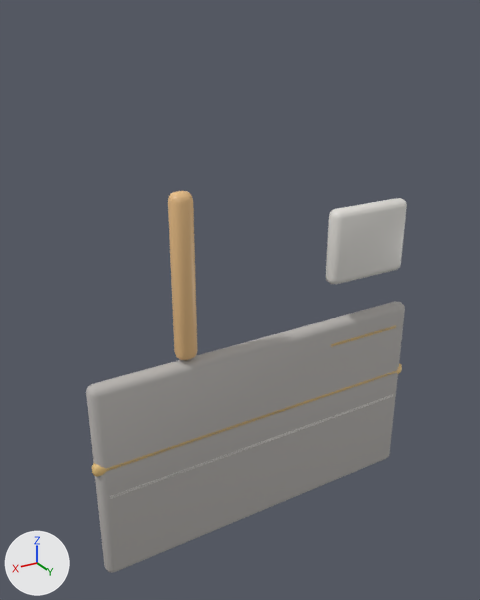
What one commit did to the glTF model unity/Assets/Art/EarlyGame/garage-kit/garage-exterior-wall.glb.
Before and after are seen from a 50 mm lens placed at (0.931, 1.437, 1.443), pointed at (0.059, -0.016, 0.716). The axes (+X, +Y, +Z) are drawn at lower left. The lights are the same throughout. The first picture is the older version. Where no turn or scale is listed for an object, it has been applied to the vertices. Vertices at exactly the same position are counted once.

In view in the first picture: 'Core.001', 'Sill.001', 'Stripe.001', 'TrimTop.001', 'WindowCut.001' and 1 more.
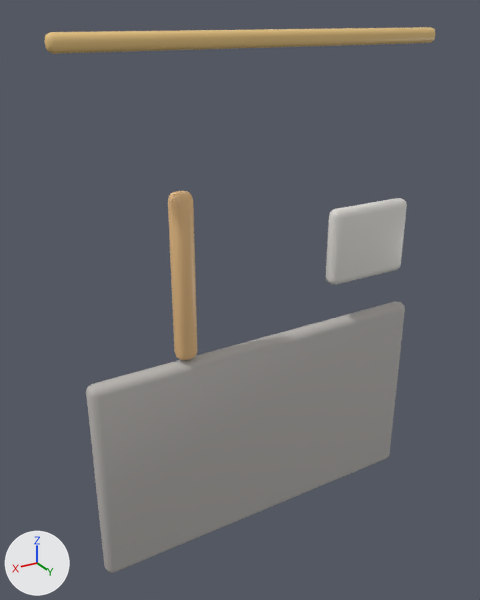
ob_garagekitroot is not drawn itself; it is the parent of ob_sill_001.

Where the newer file only moved an object's origin or applied its transform, the numbers keep the older frame.

Where the change shows, as pixel boxes (x1, y1, x2, y2) in the pictures (480 x 600 px):
```json
{"object": "TrimTop.001", "change": "reshaped, moved", "before": [92, 363, 402, 477], "after": [44, 27, 435, 54], "on screen": "26% wider, 76% shorter"}
{"object": "Sill.001", "change": "reshaped, moved, turned", "before": [331, 325, 396, 347], "on screen": "not visible afterwards"}
{"part": 2, "of": "me_cube_019", "change": "added", "after": [44, 27, 435, 54], "on screen": "beige"}
{"part": 3, "of": "me_cube_019", "change": "deleted", "before": [92, 363, 402, 477]}
```

Scene script edits in JSON lines:
```json
{"block": "me_cube_023", "where": "# used by ob_sill_001; parent = ob_garagekitroot; location = (0.0, 0.0, 0.0)"}
{"op": "remove", "block": "me_cube_023", "code": "me_cube_023.from_pydata(...)  # 92 vertices, 180 faces; spans x -0.5..-0.2, y -0.04..0.0, z 0.505..0.555"}
{"op": "add", "block": "me_cube_023", "code": "me_cube_023.from_pydata(...)  # 96 vertices, 188 faces; spans x -0.5..-0.2, y 0.255..0.305, z -0.02..0.02"}
{"block": "me_cube_023", "change": "me_cube_023 part 1: 92 vertices removed from x -0.5..-0.2, y -0.04..0.0, z 0.505..0.555"}
{"block": "me_cube_023", "change": "other edits to the shape of me_cube_023 do not show in these pictures"}
{"block": "me_cube_019", "where": "# used by ob_trimtop_001; location = (0.0, 0.05, 0.0)"}
{"op": "remove", "block": "me_cube_019", "code": "me_cube_019.from_pydata(...)  # 80 vertices, 156 faces; spans x -0.535..0.535, y -0.03..0.0, z 0.34..0.38"}
{"op": "add", "block": "me_cube_019", "code": "me_cube_019.from_pydata(...)  # 96 vertices, 188 faces; spans x -0.535..0.535, y -0.015..0.015, z 1.12..1.16"}
{"block": "me_cube_019", "change": "me_cube_019 part 2: 96 vertices added at x -0.535..0.535, y -0.015..0.015, z 1.12..1.16"}
{"block": "me_cube_019", "change": "me_cube_019 part 3: 80 vertices removed from x -0.535..0.535, y -0.03..0.0, z 0.34..0.38"}
{"op": "set", "path": "ob_garagekitroot.location", "old": "(0.0, 0.05, 0.0)", "new": "(0.0, 0.025, 0.0)"}
{"op": "set", "path": "ob_sill_001.location", "old": "(0.0, 0.0, 0.0)", "new": "(0.0, 0.0, 0.25)"}
{"op": "set", "path": "ob_sill_001.rotation_euler", "old": "(0.0, 0.0, 0.0)", "new": "(1.571, 0.0, 0.0)", "note": "degrees (0, 0, 0) -> degrees (90, 0, 0)"}
{"op": "set", "path": "ob_trimtop_001.location", "old": "(0.0, 0.05, 0.0)", "new": "(0.0, 0.025, 0.25)"}
```
